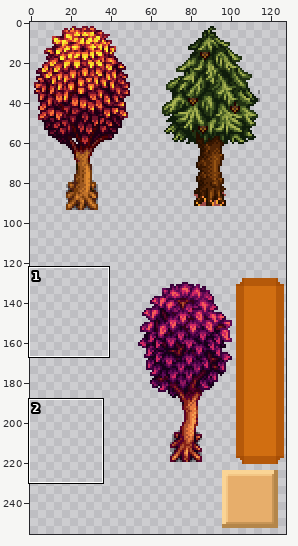
Edited in one commit: sprite sheet (infinity/images/shared-0-sheet2.png). The first picture is a wide view before the edit; the outline marks the close-up.
Close-up. Old version:
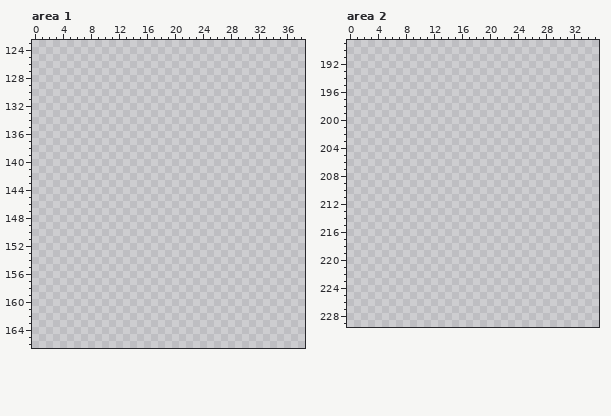
The file is 128x256 pixels. Pixels under 10% opacity are left out. Colours within 5 levels of each other are drawn and written as one. Shown: area 1: x 0..38, y 123..166; area 2: x 0..35, y 189..229. The old version is drawn lined up with the new one.
Palette (. is transparent): 
Now the later version:
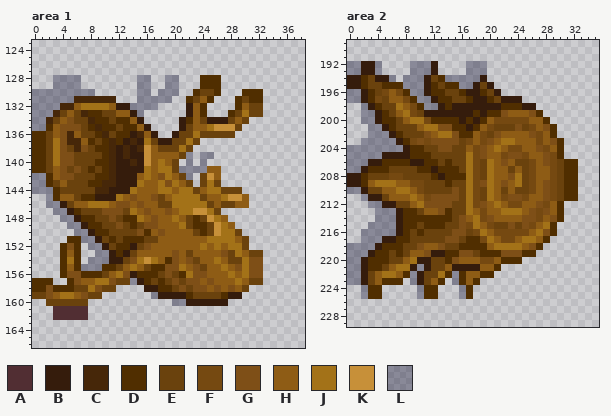
Colours new in this view: A #512e33  B #351c0c  C #462709  D #502e00  E #6a420d  F #754911  G #7e4f17  H #8e5c15  J #a37218  K #c79039  L #00002755
Change:
drawings rearranged on the sheet (the old picture shows each at its new place; 2 dropped ones are not shown)
Changed rows in their new state; - is an unchanged pixel.
Area 1:
first column x 0:
128 ---LLLL--------LL--LL---DDD------
129 ---LLLL--------LL--LL---DDD------
130 LLLLLLLLL------LL-LLL--DEED---DDD
131 LLLLLLCCCCCC---LLLLL--DEHD---DEDD
132 LLLLCCHJJJJHBBLLLL----BHD----DHEE
133 LLLCEHECDDEEHHBL------BHD---DEJEE
134 LLCEHGEECDDEDDHB-----BDHEBBBEHE--
135 LLDHGGGEDCDDEDDHB----BEHHJKKKE---
136 DDEHGCHEEDCEDDBCHB--BEEJEEEEE----
137 DDEJGCCHDEDCDBCBJEBBEEJE---------
138 DDEJGECGEDDCBCBCKHEEEJE----------
139 DDEJGGEEEEDCBCBBKHHHHEL-LL-------
140 DDEJGGEEEDDCBBCBKHJHE-L-L--------
141 DDEHGEGEDEDCBBBBJHJJELLLLHH------
142 LLDHGGEEEDDCBBBHJHGJHEL-EKH------
143 LLDEHEEEDDCCBBBJHHJGJHE-EJE------
144 LLLDEEEEECCBBBJHHHJJHJJEHJJEEE---
145 --LDHHEDDBBBJHGHHGEHJJJJEHHJKKH--
146 --LLBEHHJJJHGGHGHHEEJJJJJEHEEHH--
147 ---LLBDEEEGGGEJHGHHGHJJKKJE------
148 ----LLBDDEEGEDDJHGHHJHEDEKJH-----
149 -----LLBDDEEGEDEGGHHHJEDDEKJH----
150 ------LLBDDEEEEGDHGHHHHEDEKJJE---
151 -----DDLLBEDEDDDEEHHHHHHHJJJJHE--
152 ----DGD-LLBEDDBEGHHHHHHHJHJHJJE--
153 ----DHD--LLBDBEHHHHHGHEHHHHGEJHEE
154 ----DJD-LLLBBEGJKJHDGHGEHHJHEEJGG
155 ----DHDLLLDDEHJHEDDGGJHGEHHJHGJGG
156 ----DGGDDDEHJGBDDDEGEDJGGHHHJHJGG
157 DDD--DGHHJJGEELBDEDEGEGGHGHHHJHEE
158 DDGDDDEEJGEE----BBDDEGEGGHGHGHE--
159 EEGHJJHGEE-------LBBBBDEEEEDBB---
160 --EEEEEE------------LLBBBBBB-----
161 ---AAAAA-------------------------
162 ---AAAAA-------------------------
Area 2:
first column x 0:
192 LLBBL----LLLB----LLL-------------
193 LLBBL----LLLB----LLL-------------
194 BBDEBBL-LLLBEDLLLLLB-------------
195 BBDEEDDDLLLBDEDDLLBEB------------
196 LLBDEFHFDLLBDDEEDBBDEB-----------
197 LLBDFEHHFDLLBDDEEDBBDEBBB--------
198 --LBDEEJHFDLLBDBBBBBBBDDDBB------
199 --LLBDEHJFEBBBBBBBDBDDGHHHGD-----
200 --LLBDDEHJJFDDDDBDBDHFFFFFHHD----
201 ---LLBDEEEHJJGGDDBDHFEEEGEFHGD---
202 ---LLLBDEEEGHJJGDDHFEGHHHHGFHD---
203 --LLLLLBDFGFGGGGEFHFGHJJHHHFHGD--
204 LLLLLLLLBDDEEGGEEHFGHJHFFHHGFHD--
205 LLLLLBBBBDDDEEEEEJFGHHFGGFHHGFD--
206 LLLBBDDDDBBDDEDEEJFEJHGHEEFHGFEDD
207 LLBDDDEEEEDDBDDDEJFEJHHEHEFHHFEDD
208 BBDEEEFFEEEEDBDDDJFEJHHGJEFHHFEDD
209 BBDHJJJHHFFEEEDEEJFGJHGHJEFHGFEDD
210 LLBEEHHJJHFEEEEGEJFEJHEHEEFHGFEDD
211 --LBBEHHHJHFGGGGEJFEJHFGGFHHGFEDD
212 ---LLBBEEHJGGGGEEJFGHJHFFHHGFHD--
213 ----LLLBDDEHHGDEEJHFHHJJJHGFGHD--
214 ----LLLBDDDDDDDEGHJFGHHHHGGFHGD--
215 ---LLLLBDDEDDDEEGFJHFEEGEGFHJD---
216 --LLLLLBDEDEEEEGGEFJHFFFFFHJGD---
217 --LLLBBDDEEEEEGGEDDFJHFFHJJHD----
218 LLLLBDDDEEGHHGEEDDDDHJJJJHGD-----
219 LLLBDDEDEHHGBBDDGGEDDDGGGDD------
220 LLBDDDEEHJBBEEDGHHHFFHDDD--------
221 LLBDDEHJJBLBEEHBBBBHHD-----------
222 LLBEHJJHDLBEEJDLDHHDD------------
223 LLBEHDDD-LBEHD-LDHD--------------
224 --LDD-----LDD---LD---------------
225 --LDD-----LDD---LD---------------
Pixel boxes of the changes (left, top, right, bottom) in both close-ups:
added: (32, 75, 263, 320)
added: (347, 61, 578, 299)
